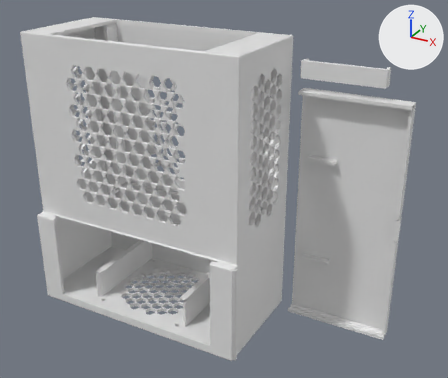
Two versions of the OBJ model print/dl380-case_all-parts.obj, one commit apart.
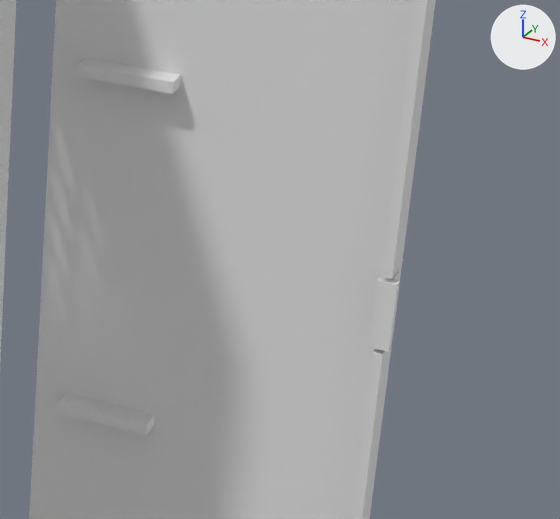
Old and new are each drawn whole from a camera (50 mm lens) standing at (402.0, -472.0, 341.0) and looking at (169.0, -48.0, 129.0) and again close up on the part from 63% to 100% of the width and 37% to 77% of the height. Every picture has the same lights, and +X, +Y and +Z are marked at upper right. The last two pictures show the newer version. Where no turn or scale is listed for an object, it has been applied to the vertices.

The first close-up shows 'dl380-case_all-parts'.
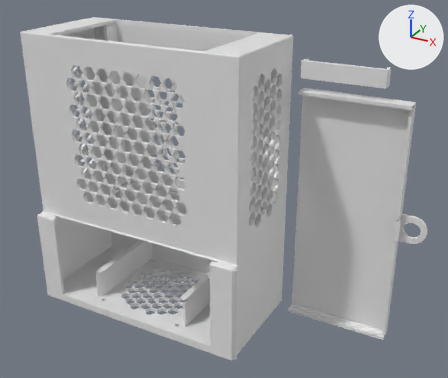
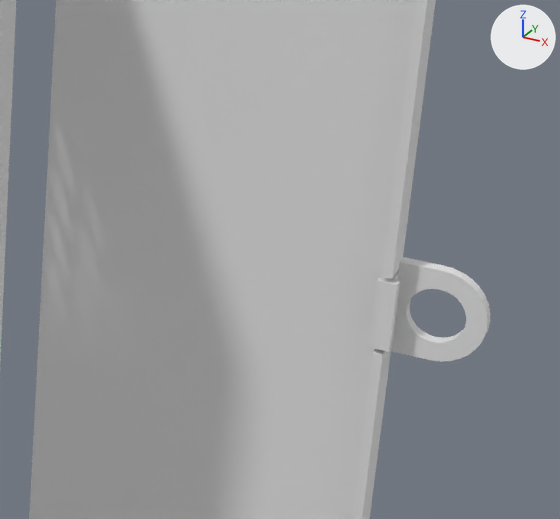
Location of each change, (x1, y1, x2, y2) in pixels of the close-ups (560 x 519 px):
'dl380-case_all-parts', reshaped: before (0, 0, 436, 519); after (0, 0, 490, 519)
part 1 of me_dl380_case_all_parts, added: after (362, 0, 490, 519)

What the commit changed:
me_dl380_case_all_parts is used by ob_dl380_case_all_parts; location (0.0, 0.0, 0.0).
me_dl380_case_all_parts had 15228 vertices, 31732 faces and spanned x 0.0..311.0, y -103.0..0.0, z 0.0..253.0.
me_dl380_case_all_parts now has 15506 vertices, 32292 faces and spans x 0.0..331.0, y -103.0..0.0, z 0.0..253.0.
me_dl380_case_all_parts part 1: 294 vertices added at x 309.0..331.0, y -3.0..0.0, z 94.0..118.0.
Other edits to the shape of me_dl380_case_all_parts do not show in these pictures.
